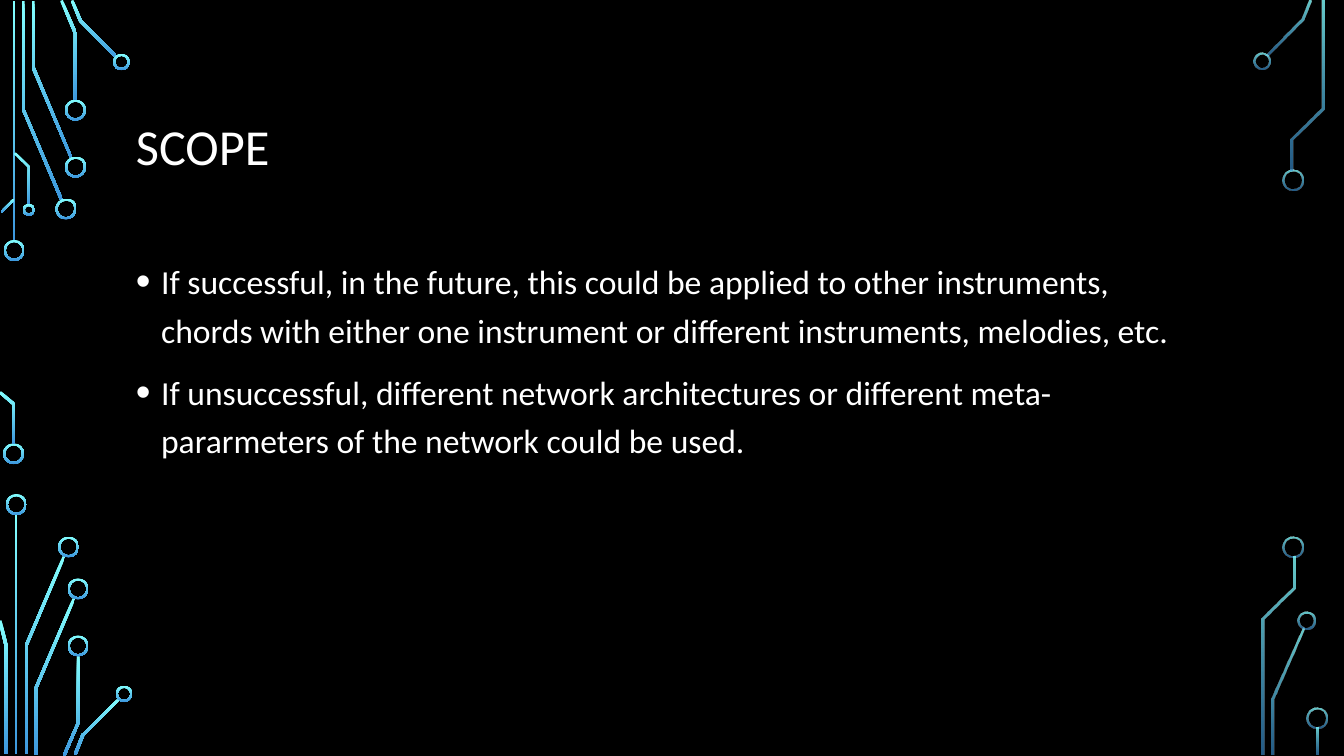
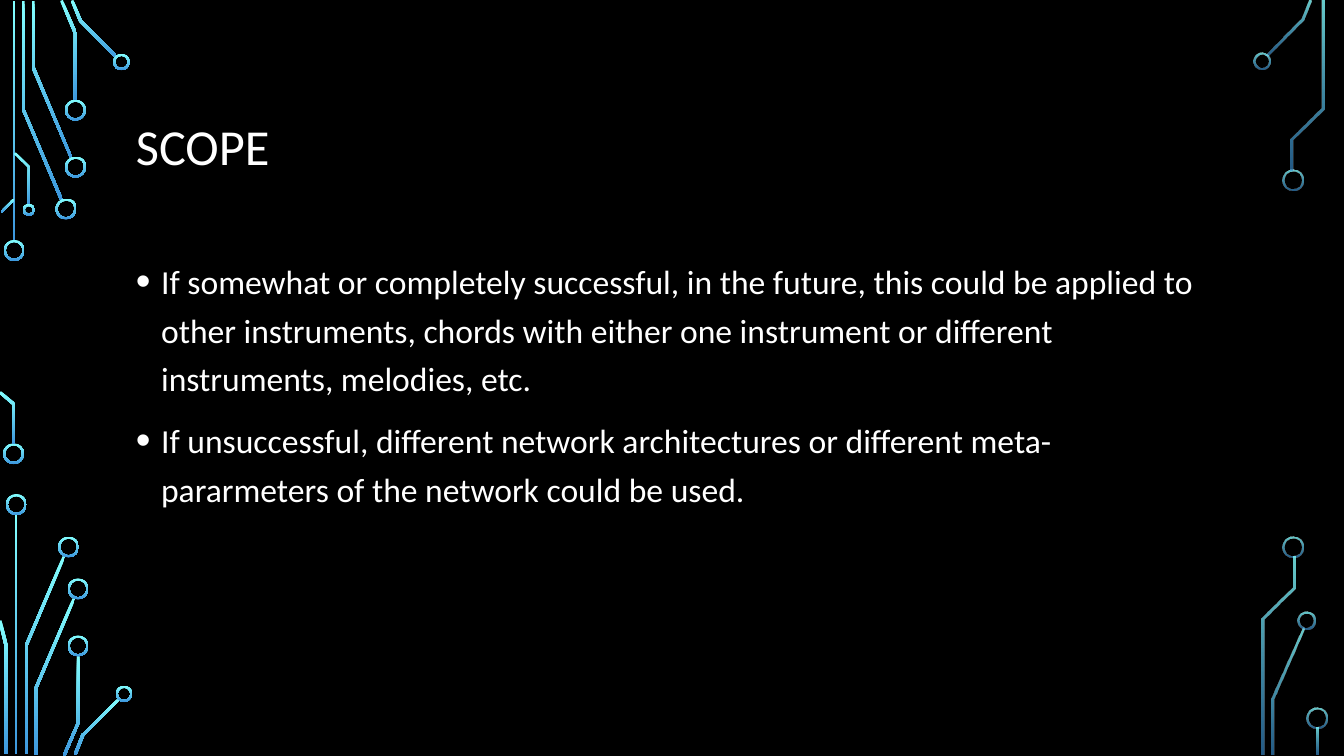
Before and after one commit to tinzh/machine-learning-tone-generation, a slide deck: slide 3 of firstPresentationWithDigitalFlowchart.pptx. Drawn at 1344x756 pixels with LibreOffice and Linux fonts; fonts in the diff are those of the drawing; background and template pictures are left out. Boxes give left, top, right and bottom in pixels: in the first picture for what was removed or moved away, otherwise in the second. Text is boxed around its words. In the diff, an @@ line names an element or a change of style, - is before the commit and + after.

```diff
--- a/firstPresentationWithDigitalFlowchart.pptx
+++ b/firstPresentationWithDigitalFlowchart.pptx
@@ text at bbox=[161, 270, 1193, 395]: text changed @@
-• If successful, in the future, this could be applied to other instruments, chords with either one instrument or different instruments, melodies, etc.
+• If somewhat or completely successful, in the future, this could be applied to other instruments, chords with either one instrument or different instruments, melodies, etc.
```
Also in this commit, not shown: 1 other slide changed, 1 slide added.
